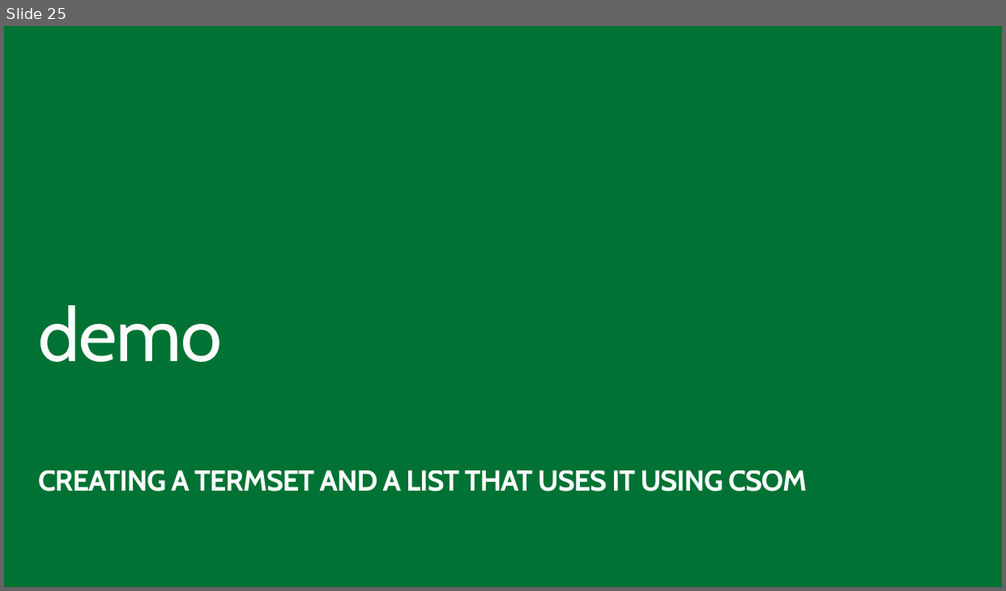
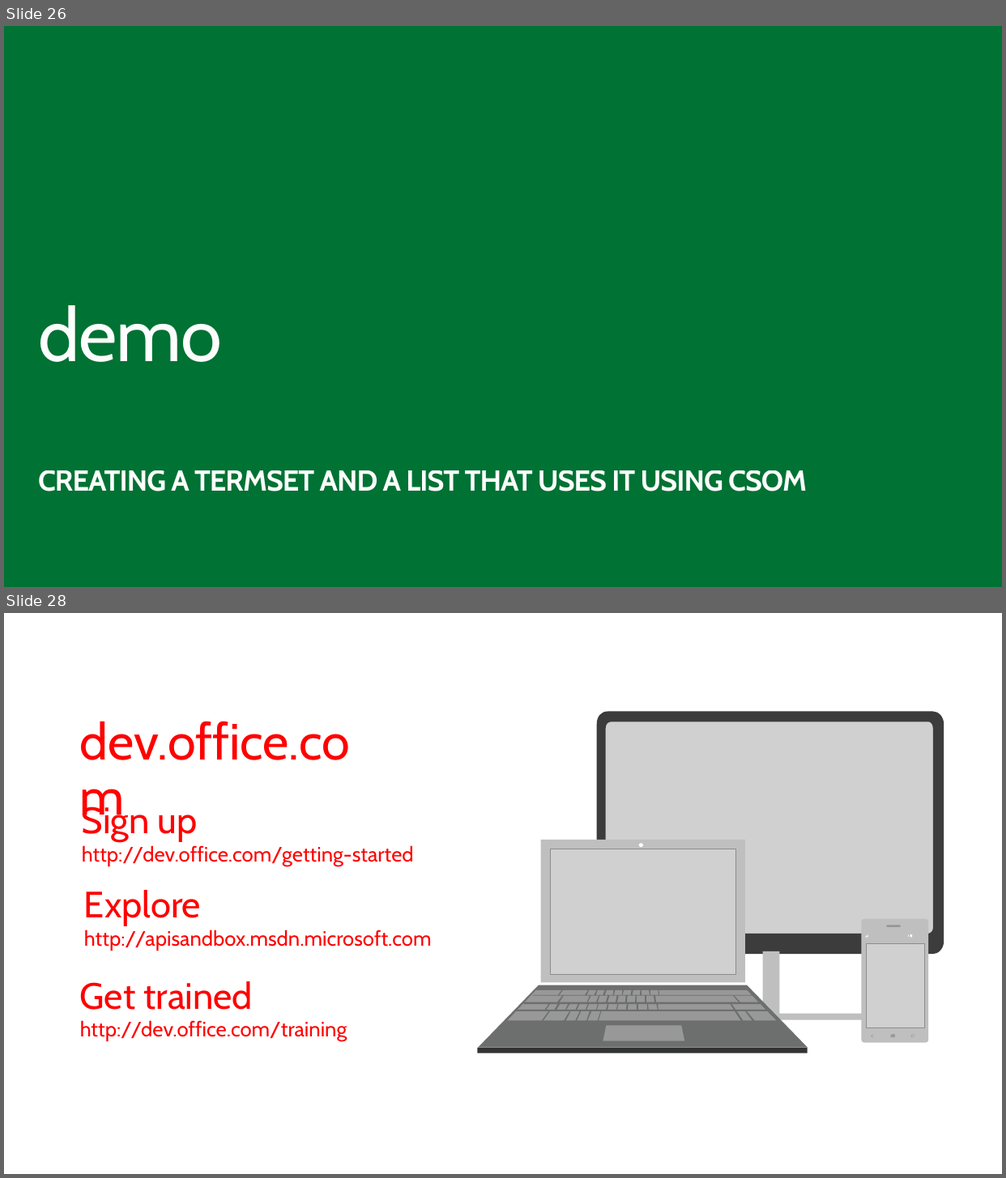
Before and after one commit to OfficeDev/TrainingContent, a slide deck: O3656-8 Developing advanced Taxonomy Scenarios in Office 365/O3656-8 Developing advanced Taxonomy Scenarios in Office 365.pptx. Shown one above the other, each under a label of ours: slide 25 before the commit, slides 26 and 28 after it; the slides between them are not shown. The pictures are 1006x591 and 1006x1178 pixels, drawn with LibreOffice and Linux fonts; fonts in the diff are those of the drawing; grey boxes stand for pictures. Boxes give left, top, right and bottom in pixels: in the first picture for what was removed or moved away, otherwise in the second. Text is boxed around its words. In the diff, an @@ line names an element or a change of style, - is before the commit and + after.

Commit message:
O3656-8 Developing advanced Taxonomy Scenarios in Office 365

```diff
--- a/O3656-8 Developing advanced Taxonomy Scenarios in Office 365/O3656-8 Developing advanced Taxonomy Scenarios in Office 365.pptx
+++ b/O3656-8 Developing advanced Taxonomy Scenarios in Office 365/O3656-8 Developing advanced Taxonomy Scenarios in Office 365.pptx
@@ slide 28 added at [4, 613, 1002, 1174], background #FFFFFF @@
@@ text added at [80, 721, 351, 760], 49 pt, text #FF0000 @@
+dev.office.com
@@ text added at [82, 803, 414, 867], 20 pt, text #FF0000 @@
+Sign up
+http://dev.office.com/getting-started
@@ text added at [84, 890, 432, 951], 20 pt, text #FF0000 @@
+Explore
+http://apisandbox.msdn.microsoft.com
@@ group added at [597, 711, 944, 1020]: 2 rectangles, 1 picture, 1 freeform shape @@
@@ group added at [861, 919, 928, 1043]: 19 rectangles, 7 freeform shapes, 2 lines, 1 ellipse, 1 picture @@
@@ text added at [80, 982, 347, 1041], 20 pt, text #FF0000 @@
+Get trained
+http://dev.office.com/training
@@ group added at [477, 840, 808, 1053]: 41 freeform shapes, 7 rectangles, 1 picture, 1 ellipse @@
@@ what was slide 25 is now slide 26 @@
```
Also in this commit, not shown: 3 other slides added.
